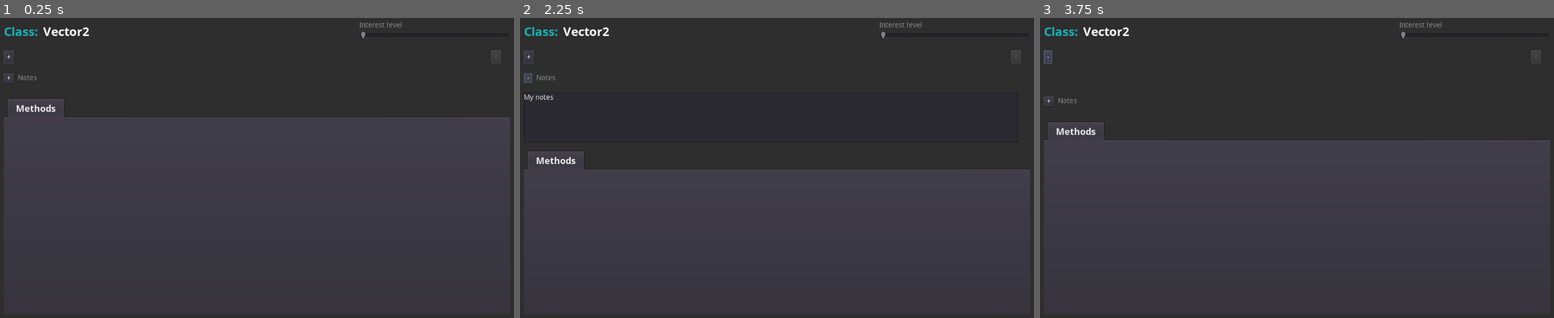
Above: before the commit, frames 1-3 (left to right).
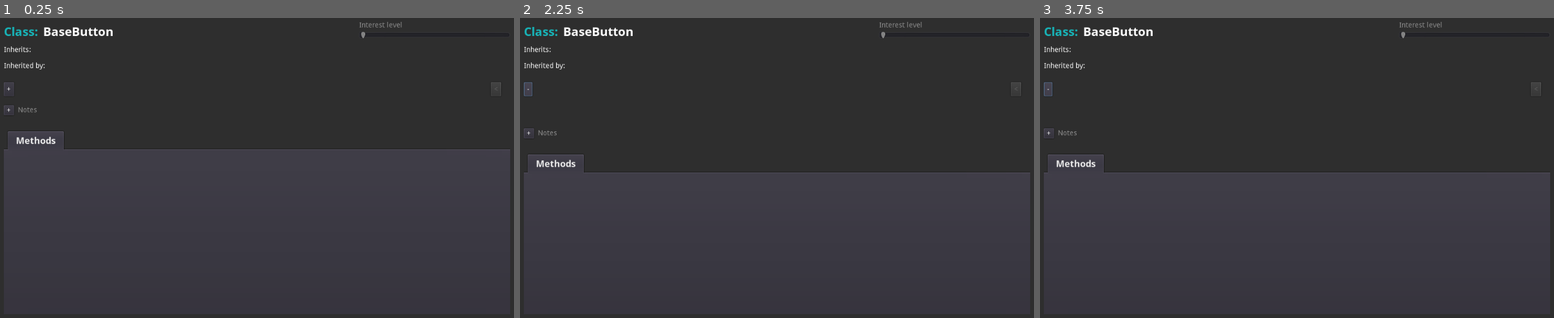
Above: after the commit, the same moments.

Repository: andrew-wilkes/godotbuddy.com
Game: Godot game, scene res://Test.tscn
Two runs of this game, one before a commit and one after it. Both use one fixed random seed, a clock stepped at 60 frames per second and the inputs below. The project has no main scene, so this scene is started directly.
Inputs:
- Up to frame 1 (0.25 s): no input
- Up to frame 2 (2.25 s): click "+" at 0.5 s; click "-" at 1.25 s; click "+" at 2 s
- Up to frame 3 (3.75 s): click "-" at 2.75 s; click "+" at 3.5 s

The runs differ from the first frame. In frame 1, 9.5% of the frame differs, in the area x 0-100%, y 3-44%; in frame 2, 1.9%; in frame 3, 8.6%.
Error before the commit: Invalid get index 'Vector2' (on base: 'Dictionary'). (res://ClassDetails.gd:269)
Error after the commit: Invalid get index 'BaseButton' (on base: 'Dictionary'). (res://data.gd:50)

Commit message:
Add inheritance chain stuff

Diff:
--- a/apps/desktop/ClassDetails.gd
+++ b/apps/desktop/ClassDetails.gd
@@ -7,6 +7,8 @@
 var notes
 var desc_button
 var notes_button
+var ih
+var ihby
 var history = []
 var stepping_back = false
 var back_button
@@ -37,19 +39,32 @@
 	notes_button = find_node("NotesButton")
 	back_button = find_node("BackButton")
 	tabs = find_node("TabContainer")
+	ih = find_node("Inherits")
+	ihby = find_node("Inherited")
 	back_button.disabled = true
 	descbox.hide()
 	notes.get_parent().hide()
 	#update_content("CollisionObject2D")
 	#update_content("File")
 	#update_content("String")
-	#update_content("BaseButton")
+	update_content("BaseButton")
 	#update_content("Array")
 	#update_content("bool")
-	update_content("Vector2")
+	#update_content("Vector2")
+
+
+func set_chain_text(rtl, txt):
+	if txt.length() > 0:
+		rtl.bbcode_text = rtl.add_links(txt)
+		rtl.get_parent().get_child(0).show()
+	else:
+		rtl.bbcode_text = txt
+		rtl.get_parent().get_child(0).hide()
 
 
 func update_content(cname, new = true):
+	set_chain_text(ih, Data.get_inheritance_chain(cname))
+	set_chain_text(ihby, Data.get_inheritor_chain(cname))
 	if new:
 		if stepping_back:
 			history.clear()
--- a/apps/desktop/ClassDetails.tscn
+++ b/apps/desktop/ClassDetails.tscn
@@ -88,16 +88,56 @@
 margin_bottom = 38.0
 size_flags_vertical = 3
 
+[node name="Ih" type="HBoxContainer" parent="SC/VBox"]
+margin_top = 42.0
+margin_right = 1006.0
+margin_bottom = 70.0
+custom_constants/separation = 5
+__meta__ = {
+"_edit_use_anchors_": false
+}
+
+[node name="Label" type="Label" parent="SC/VBox/Ih"]
+margin_top = 7.0
+margin_right = 54.0
+margin_bottom = 21.0
+text = "Inherits:"
+
+[node name="Inherits" parent="SC/VBox/Ih" instance=ExtResource( 5 )]
+margin_left = 59.0
+margin_top = 0.0
+margin_bottom = 28.0
+
+[node name="Ihby" type="HBoxContainer" parent="SC/VBox"]
+margin_top = 74.0
+margin_right = 1006.0
+margin_bottom = 102.0
+custom_constants/separation = 5
+__meta__ = {
+"_edit_use_anchors_": false
+}
+
+[node name="Label" type="Label" parent="SC/VBox/Ihby"]
+margin_top = 7.0
+margin_right = 82.0
+margin_bottom = 21.0
+text = "Inherited by:"
+
+[node name="Inherited" parent="SC/VBox/Ihby" instance=ExtResource( 5 )]
+margin_left = 87.0
+margin_top = 0.0
+margin_bottom = 28.0
+
 [node name="Sp1" type="Control" parent="SC/VBox"]
-margin_top = 42.0
-margin_right = 1006.0
-margin_bottom = 52.0
+margin_top = 106.0
+margin_right = 1006.0
+margin_bottom = 116.0
 rect_min_size = Vector2( 0, 10 )
 
 [node name="HBox1" type="HBoxContainer" parent="SC/VBox"]
-margin_top = 56.0
-margin_right = 1006.0
-margin_bottom = 84.0
+margin_top = 120.0
+margin_right = 1006.0
+margin_bottom = 148.0
 custom_constants/separation = 8
 
 [node name="DescButton" type="Button" parent="SC/VBox/HBox1"]
@@ -126,15 +166,15 @@
 rect_min_size = Vector2( 10, 0 )
 
 [node name="Sp2" type="Control" parent="SC/VBox"]
-margin_top = 88.0
-margin_right = 1006.0
-margin_bottom = 98.0
+margin_top = 152.0
+margin_right = 1006.0
+margin_bottom = 162.0
 rect_min_size = Vector2( 0, 10 )
 
 [node name="DescBox" type="VBoxContainer" parent="SC/VBox"]
-margin_top = 102.0
-margin_right = 1006.0
-margin_bottom = 144.0
+margin_top = 166.0
+margin_right = 1006.0
+margin_bottom = 208.0
 size_flags_horizontal = 3
 
 [node name="HBox" type="HBoxContainer" parent="SC/VBox/DescBox"]
@@ -159,9 +199,9 @@
 rect_min_size = Vector2( 0, 10 )
 
 [node name="HBox2" type="HBoxContainer" parent="SC/VBox"]
-margin_top = 148.0
-margin_right = 1006.0
-margin_bottom = 168.0
+margin_top = 212.0
+margin_right = 1006.0
+margin_bottom = 232.0
 custom_constants/separation = 8
 __meta__ = {
 "_edit_use_anchors_": false
@@ -187,15 +227,15 @@
 size_flags_horizontal = 3
 
 [node name="Sp3" type="Control" parent="SC/VBox"]
-margin_top = 172.0
-margin_right = 1006.0
-margin_bottom = 182.0
+margin_top = 236.0
+margin_right = 1006.0
+margin_bottom = 246.0
 rect_min_size = Vector2( 0, 10 )
 
 [node name="NotesBox" type="VBoxContainer" parent="SC/VBox"]
-margin_top = 186.0
-margin_right = 1006.0
-margin_bottom = 300.0
+margin_top = 250.0
+margin_right = 1006.0
+margin_bottom = 364.0
 __meta__ = {
 "_edit_use_anchors_": false
 }
@@ -228,9 +268,9 @@
 rect_min_size = Vector2( 0, 10 )
 
 [node name="TabContainer" type="TabContainer" parent="SC/VBox"]
-margin_top = 304.0
-margin_right = 1006.0
-margin_bottom = 582.0
+margin_top = 368.0
+margin_right = 1006.0
+margin_bottom = 616.0
 size_flags_vertical = 3
 custom_fonts/font = SubResource( 1 )
 tab_align = 0
@@ -246,6 +286,8 @@
 size_flags_vertical = 3
 fit_content_height = false
 
+[connection signal="meta_clicked" from="SC/VBox/Ih/Inherits" to="." method="_on_meta_clicked"]
+[connection signal="meta_clicked" from="SC/VBox/Ihby/Inherited" to="." method="_on_meta_clicked"]
 [connection signal="pressed" from="SC/VBox/HBox1/DescButton" to="." method="_on_Description_pressed"]
 [connection signal="pressed" from="SC/VBox/HBox1/BackButton" to="." method="_on_BackButton_pressed"]
 [connection signal="meta_clicked" from="SC/VBox/DescBox/HBox/Desc" to="." method="_on_meta_clicked"]
--- a/apps/desktop/data.gd
+++ b/apps/desktop/data.gd
@@ -6,18 +6,61 @@
 var classes = {}
 var settings: Settings
 var settings_changed = false
+var regex
+var class_tree = {}
 
 func _ready():
 	load_classes()
 	settings = load_settings()
+	regex = RegEx.new()
+	regex.compile('inherits="(\\w+)"')
+	var keys = classes.keys()
+	keys.sort()
 	if settings.class_list.empty():
 		settings_changed = true
-		var keys = Data.classes.keys()
-		keys.sort()
 		for key in keys:
 			var class_item = ClassItem.new()
 			class_item.keyword = key
 			settings.class_list.append(class_item)
+	for key in keys:
+		class_tree[key] = [get_inherited_class(classes[key])]
+	# Add 'inherited by' keys
+	for key in keys:
+		var cname = class_tree[key][0]
+		if cname.length() > 0:
+			class_tree[cname].append(key)
+
+
+func get_inherited_class(xml: PoolByteArray):
+	var cname = ""
+	var s = xml.get_string_from_ascii()
+	var result = regex.search(s)
+	if result:
+		cname = result.get_string(1)
+	return cname
+
+
+func get_inheritance_chain(cname):
+	var chain = PoolStringArray([])
+	chain = get_ancestor(cname, chain)
+	return chain.join(" < ")
+
+
+func get_ancestor(cname: String, chain: PoolStringArray):
+	var cn = class_tree[cname][0]
+	if cn.length() > 0:
+		chain.append("[" + cn + "]")
+		chain = get_ancestor(cn, chain)
+	return chain
+
+
+func get_inheritor_chain(cname):
+	var chain = PoolStringArray([])
+	var nodes: Array = class_tree[cname]
+	if nodes.size() > 1:
+		for idx in range(1, nodes.size()):
+			chain.append("[" + nodes[idx] + "]")
+	return chain.join(" , ")
 
 
 # Add class info to dictionary
